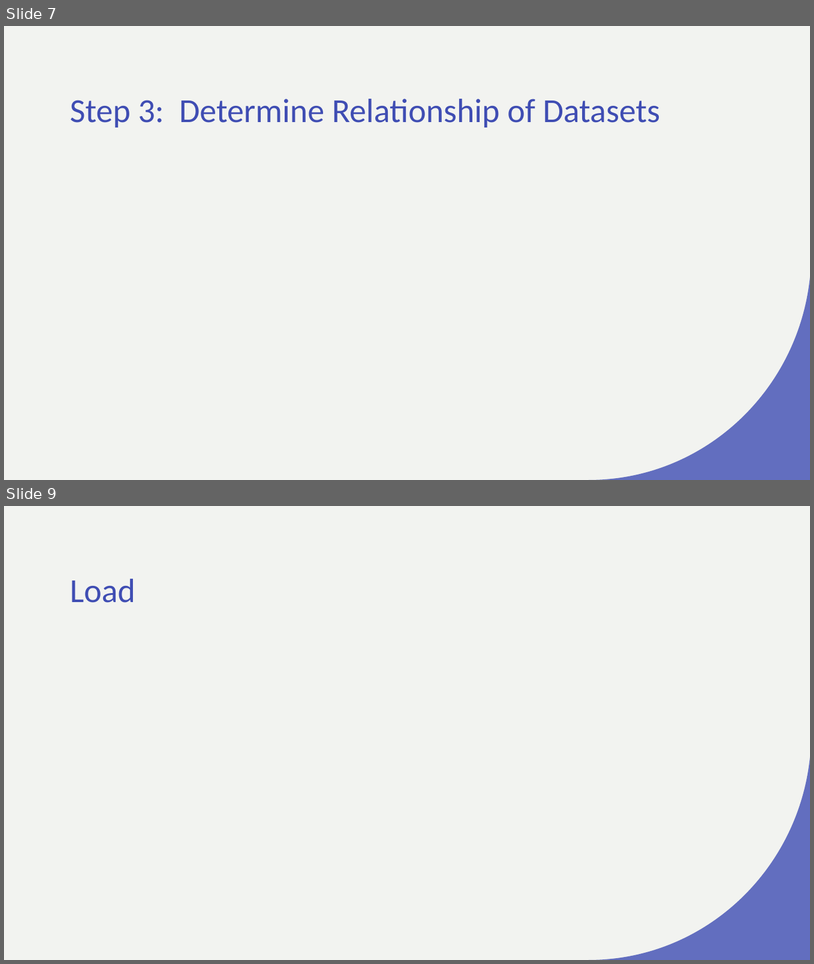
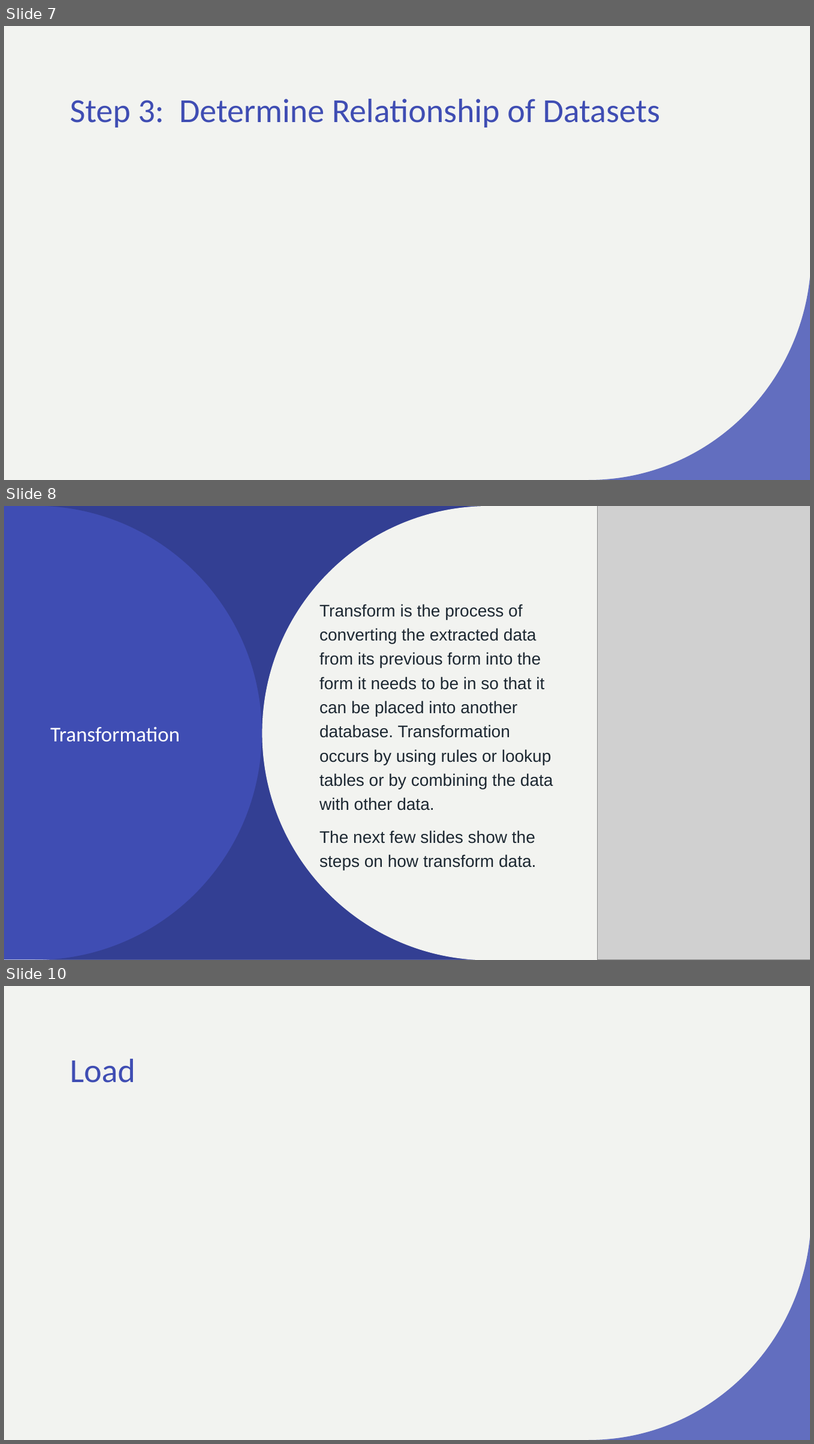
Before and after one commit to cecileung1208/Project_2_ETL, a slide deck: ETL Project Write-up.pptx. Shown one above the other, each under a label of ours: slides 7 and 9 before the commit, slides 7, 8 and 10 after it; the slides between them are not shown. The pictures are 814x964 and 814x1444 pixels, drawn with LibreOffice and Linux fonts; fonts in the diff are those of the drawing; grey boxes stand for pictures. Boxes give left, top, right and bottom in pixels: in the first picture for what was removed or moved away, otherwise in the second. Text is boxed around its words. In the diff, an @@ line names an element or a change of style, - is before the commit and + after.

```diff
--- a/ETL Project Write-up.pptx
+++ b/ETL Project Write-up.pptx
@@ slide 8 added at [4,506,810,960], background #F2F3F0; not listed: 1 template element that a slide beside it also shows @@
@@ rectangle added at [4,506,810,960], fill #F2F3F0 @@
@@ rectangle added at [4,506,524,959], fill #3F4DB3 @@
@@ freeform shape added at [35,506,521,960], fill #2F3A86 at 70% opacity @@
@@ freeform shape added at [263,506,657,960], fill #F2F3F0 @@
@@ picture added at [598,506,810,960] @@
@@ text added at [320,604,553,870], 20 pt, text #1C2731 @@
+Transform is the process of converting the extracted data from its previous form into the form it needs to be in so that it can be placed into another database. Transformation occurs by using rules or lookup tables or by combining the data with other data.
+The next few slides show the steps on how transform data.
@@ title added at [50,727,180,742], 25 pt, text #FFFFFF @@
+Transformation
@@ what was slide 9 is now slide 10 @@
```
Also in this commit, not shown: 1 slide changed, 2 other files.
